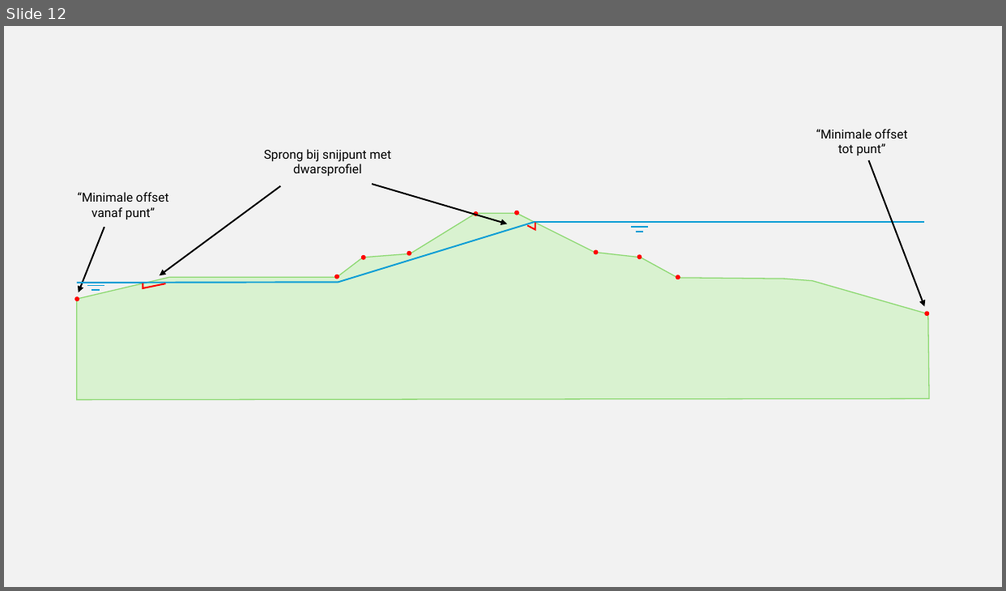
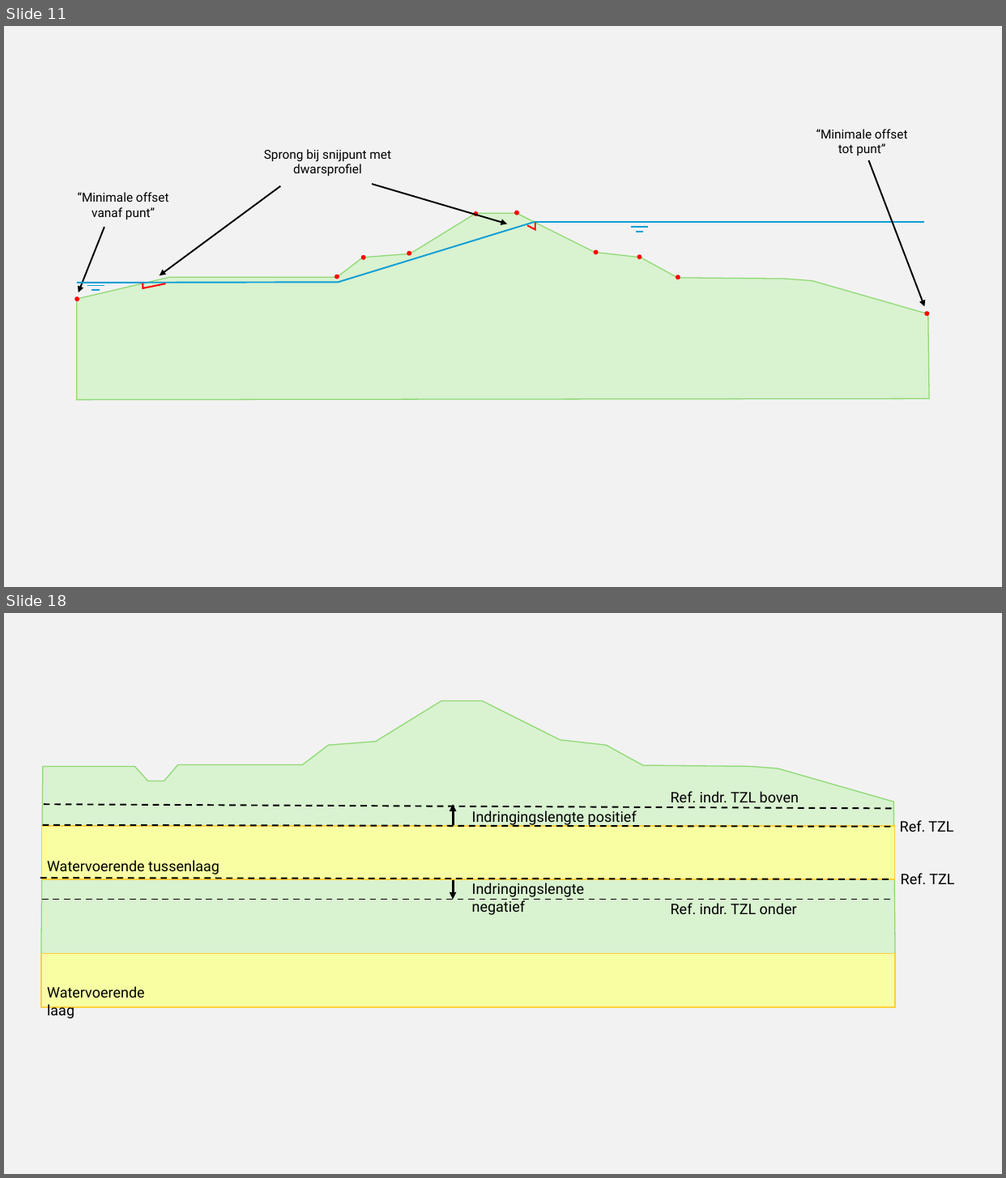
Before and after one commit to scheldestromen/BOLuS, a slide deck: handleiding/Figuren handleiding.pptx. Shown one above the other, each under a label of ours: slide 12 before the commit, slides 11 and 18 after it; the slides between them are not shown. The pictures are 1006x591 and 1006x1178 pixels, drawn with LibreOffice and Linux fonts; fonts in the diff are those of the drawing. Boxes give left, top, right and bottom in pixels: in the first picture for what was removed or moved away, otherwise in the second. Text is boxed around its words. In the diff, an @@ line names an element or a change of style, - is before the commit and + after.

```diff
--- a/handleiding/Figuren handleiding.pptx
+++ b/handleiding/Figuren handleiding.pptx
@@ slide 18 added at box(4, 613, 1002, 1174), background #F2F2F2 @@
@@ freeform shape added at box(41, 701, 896, 955), fill #D9F2D0, outline #8ED973 1 pt @@
@@ line added from (44, 805) to (893, 808), #000000 1.5 pt dashed @@
@@ arrow added from (454, 825) to (454, 805), #000000 2.25 pt @@
@@ text added at box(671, 791, 799, 803), 14 pt, text #000000 @@
+Ref. indr. TZL boven
@@ rectangle added at box(42, 826, 895, 880), fill #F8FFA3, outline #FFD03B 1 pt @@
@@ line added from (42, 825) to (896, 826), #000000 1.5 pt dashed @@
@@ text added at box(472, 811, 637, 827), 14 pt, text #000000 @@
+Indringingslengte positief
@@ text added at box(900, 820, 953, 832), 14 pt, text #000000 @@
+Ref. TZL
@@ line added from (40, 878) to (893, 879), #000000 1.5 pt dashed @@
@@ text added at box(47, 860, 219, 875), 14 pt, text #000000 @@
+Watervoerende tussenlaag
@@ text added at box(901, 873, 954, 884), 14 pt, text #000000 @@
+Ref. TZL
@@ line added from (42, 900) to (895, 900), #000000 1.5 pt dashed @@
@@ arrow added from (454, 880) to (454, 900), #000000 2.25 pt @@
@@ text added at box(472, 883, 585, 915), 14 pt, text #000000 @@
+Indringingslengte negatief
@@ text added at box(671, 903, 797, 914), 14 pt, text #000000 @@
+Ref. indr. TZL onder
@@ rectangle added at box(41, 954, 896, 1007), fill #F8FFA3, outline #FFD03B 1 pt @@
@@ text added at box(47, 986, 145, 1020), 14 pt, text #000000 @@
+Watervoerende laag
@@ what was slide 12 is now slide 11 @@
```
Also in this commit, not shown: 1 slide changed, 20 other slides added, 13 slides removed, 7 other files.
